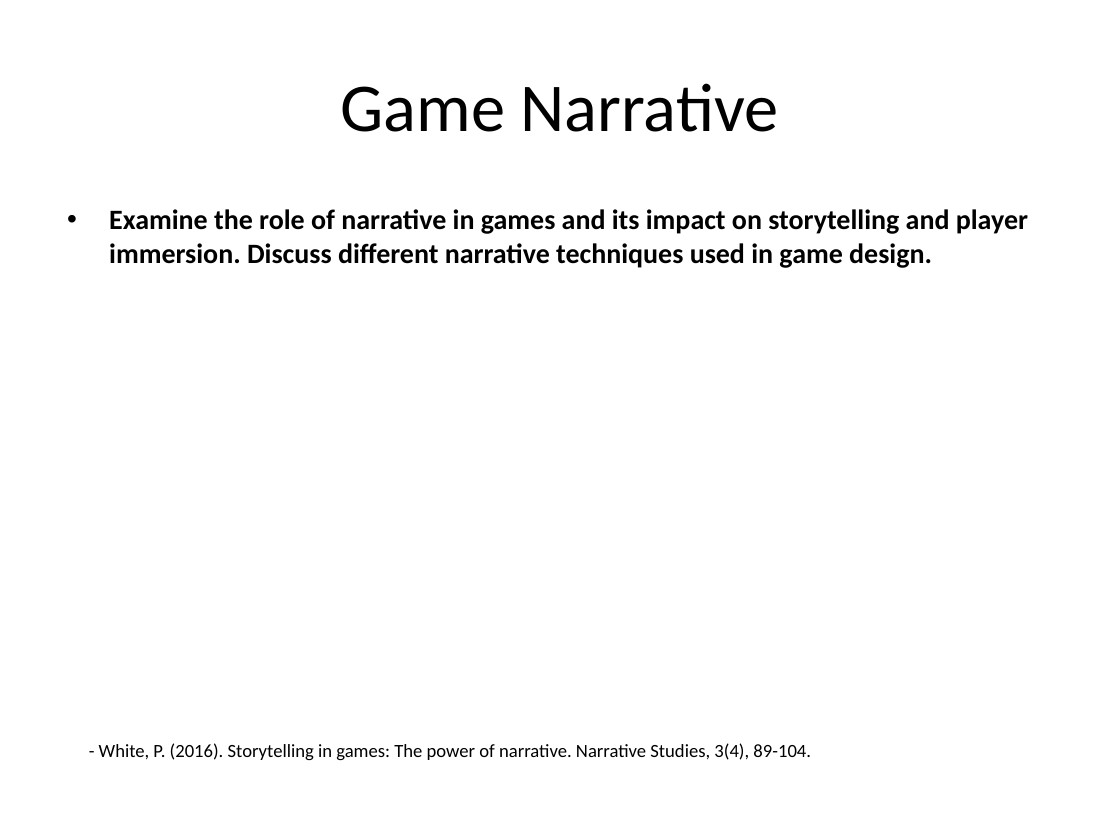
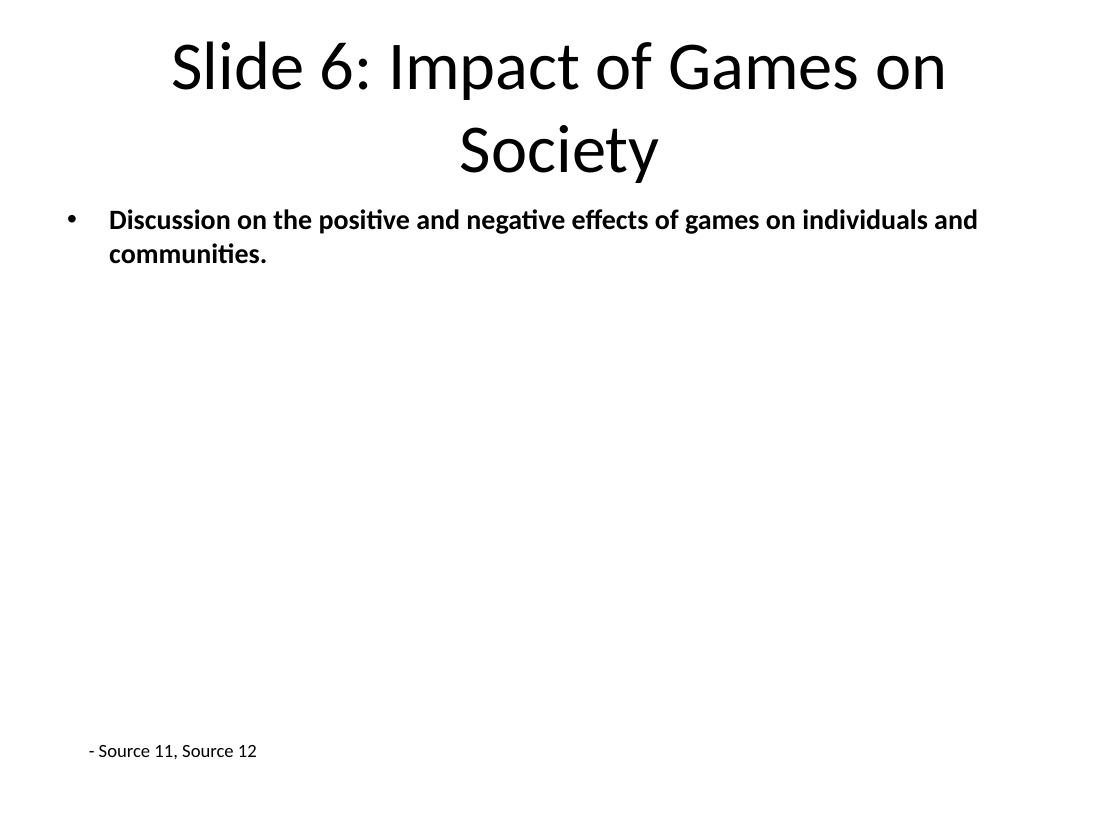
Before and after one commit to infrasvc-magang/test, a slide deck: slide 7 of backend/project/PPTX/Game_presentation.pptx. Drawn at 1120x840 pixels with LibreOffice and Linux fonts; fonts in the diff are those of the drawing. Boxes give left, top, right and bottom in pixels: in the first picture for what was removed or moved away, otherwise in the second. Text is boxed around its words. In the diff, an @@ line names an element or a change of style, - is before the commit and + after.

```diff
--- a/backend/project/PPTX/Game_presentation.pptx
+++ b/backend/project/PPTX/Game_presentation.pptx
@@ title at (172,41,947,183): text changed @@
-Game Narrative
+Slide 6: Impact of Games on Society
@@ text at (109,209,978,264): text changed @@
-• Examine the role of narrative in games and its impact on storytelling and player immersion. Discuss different narrative techniques used in game design.
+• Discussion on the positive and negative effects of games on individuals and communities.
@@ text at (99,745,257,759): text changed @@
-- White, P. (2016). Storytelling in games: The power of narrative. Narrative Studies, 3(4), 89-104.
+- Source 11, Source 12
```
Also in this commit, not shown: 7 other slides changed, 2 slides added, 2 slides removed, 18 other files.
